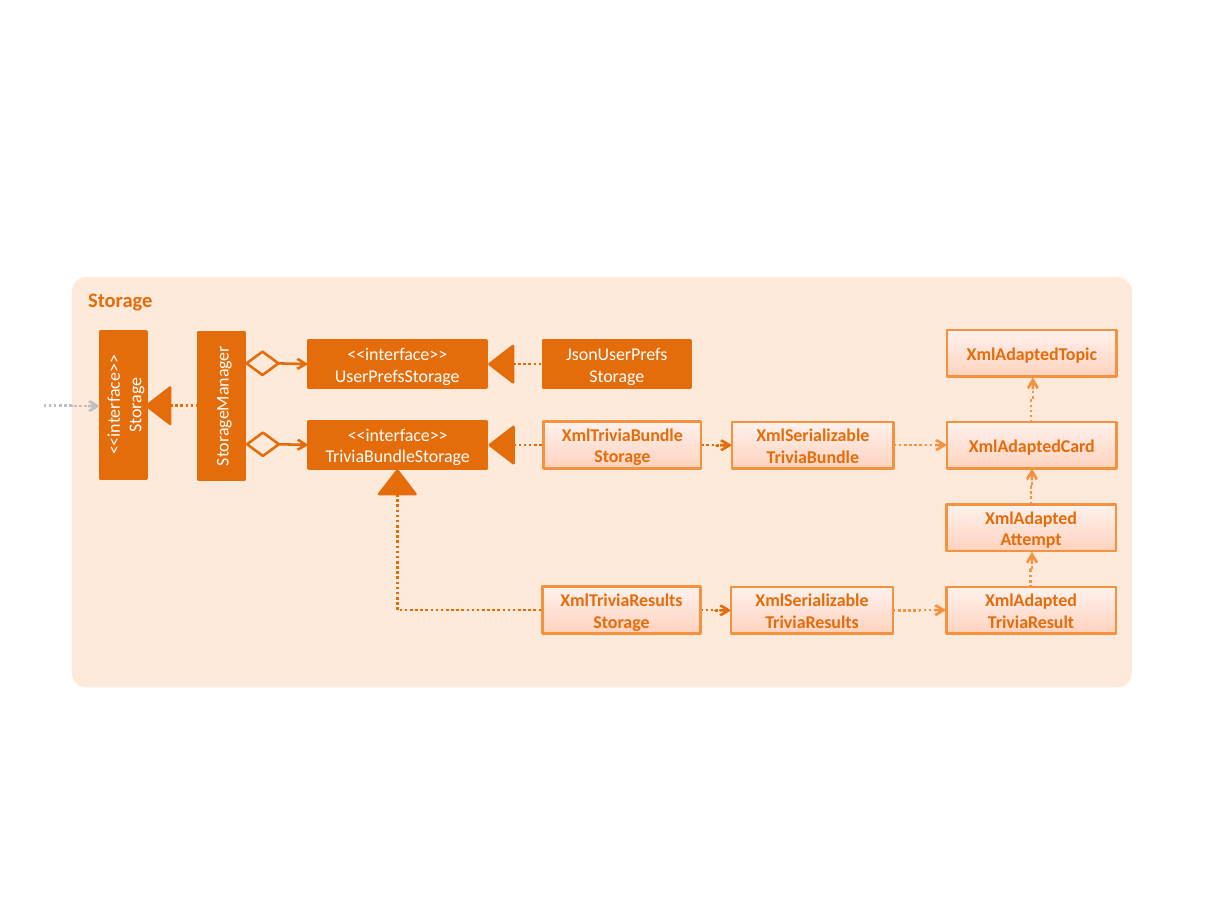
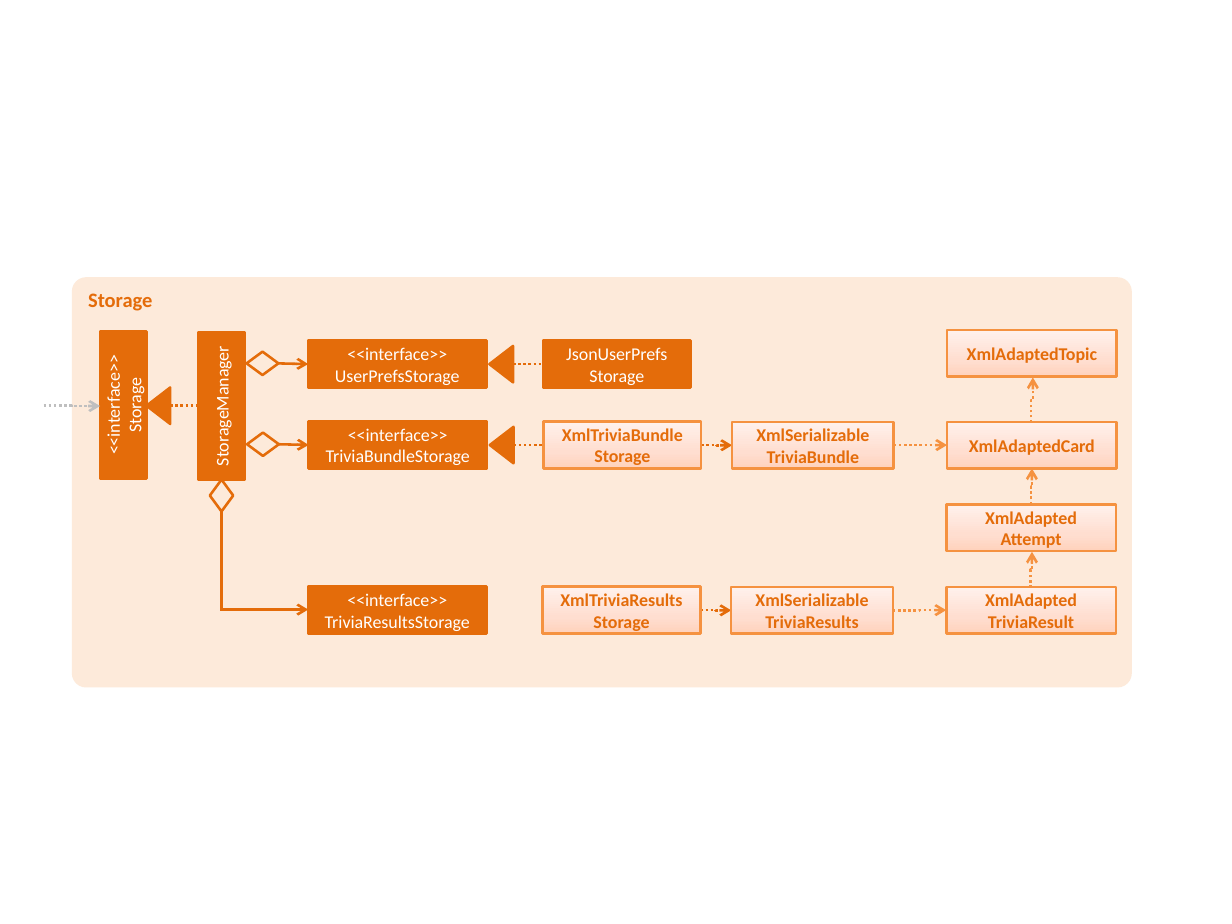
Before and after one commit to shaniceabigail/3VIA, a slide deck: slide 1 of docs/diagrams/StorageComponentClassDiagram.pptx. Drawn at 1232x924 pixels with LibreOffice and Linux fonts; fonts in the diff are those of the drawing. Boxes give left, top, right and bottom in pixels: in the first picture for what was removed or moved away, otherwise in the second. Text is boxed around its words. In the diff, an @@ line names an element or a change of style, - is before the commit and + after.

```diff
--- a/docs/diagrams/StorageComponentClassDiagram.pptx
+++ b/docs/diagrams/StorageComponentClassDiagram.pptx
@@ triangle removed at (x1=379, y1=471, x2=416, y2=494) @@
@@ diamond added at (x1=210, y1=480, x2=233, y2=512), outline #E46C0A 1.5 pt @@
@@ elbow line removed from (398, 494) to (543, 610) @@
@@ line added from (222, 511) to (222, 611), #E46C0A 1.5 pt @@
@@ rectangle added at (x1=308, y1=586, x2=487, y2=633), fill #E46C0A, outline #E46C0A 1.5 pt, 10.5 pt, text #FFFFFF @@
+<<interface>>
+TriviaResultsStorage
@@ arrow added from (222, 610) to (308, 610), #E46C0A 1.5 pt @@
```
Also in this commit, not shown: 2 other files.
